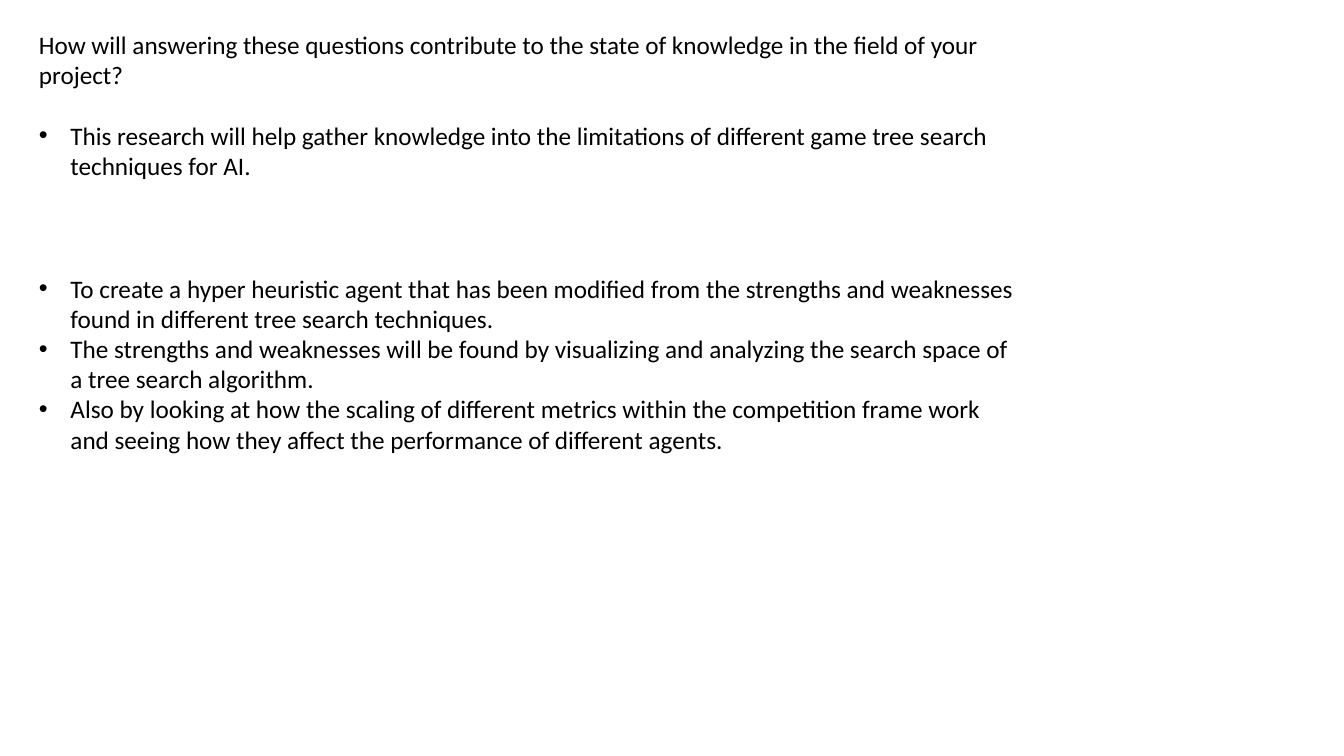
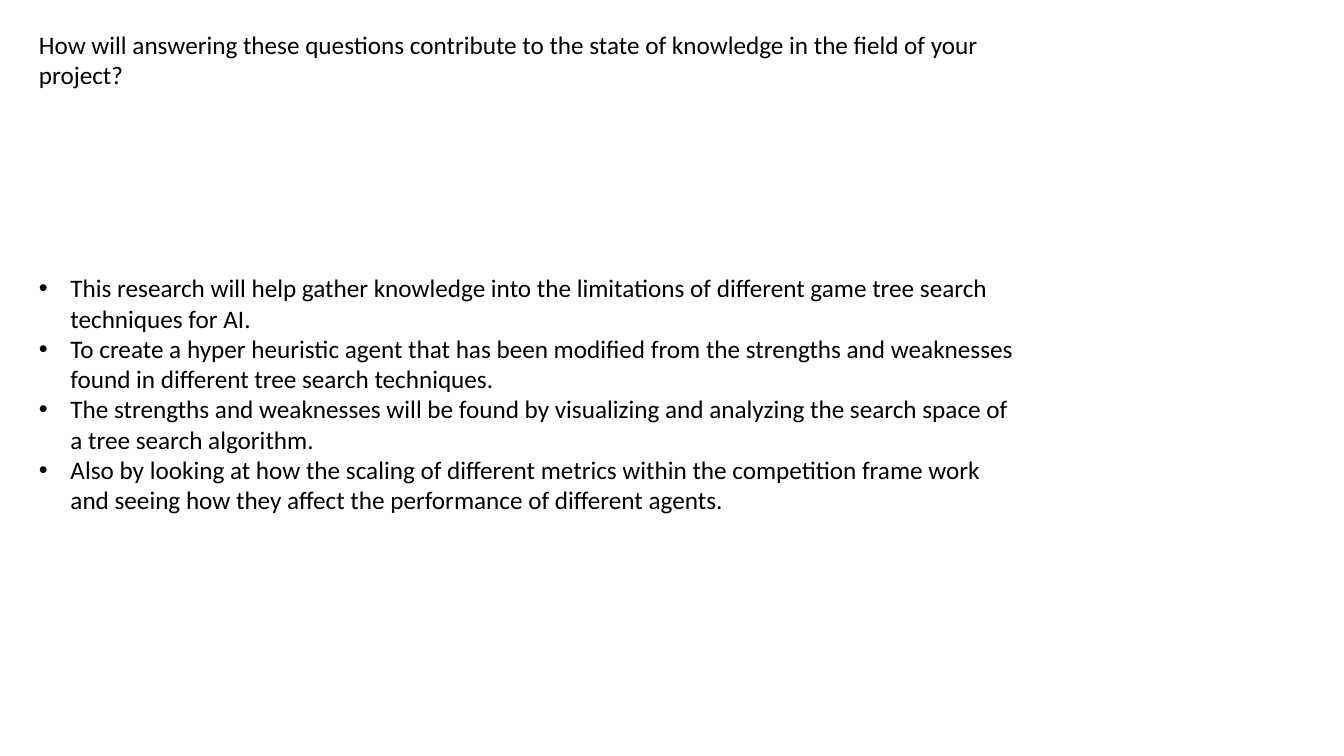
Before and after one commit to Alli1223/comp320-comp360-dissertation, a slide deck: slide 2 of Presentations/Findings Presentation/Findings.pptx. Drawn at 1344x756 pixels with LibreOffice and Linux fonts; fonts in the diff are those of the drawing. Boxes give left, top, right and bottom in pixels: in the first picture for what was removed or moved away, otherwise in the second. Text is boxed around its words. In the diff, an @@ line names an element or a change of style, - is before the commit and + after.

```diff
--- a/Presentations/Findings Presentation/Findings.pptx
+++ b/Presentations/Findings Presentation/Findings.pptx
@@ text at (70,127,987,179): paragraph removed @@
-• This research will help gather knowledge into the limitations of different game tree search techniques for AI.
@@ text at (70,279,987,332): paragraph added @@
+• This research will help gather knowledge into the limitations of different game tree search techniques for AI.
```
Also in this commit, not shown: 2 other slides changed, 24 other files.
